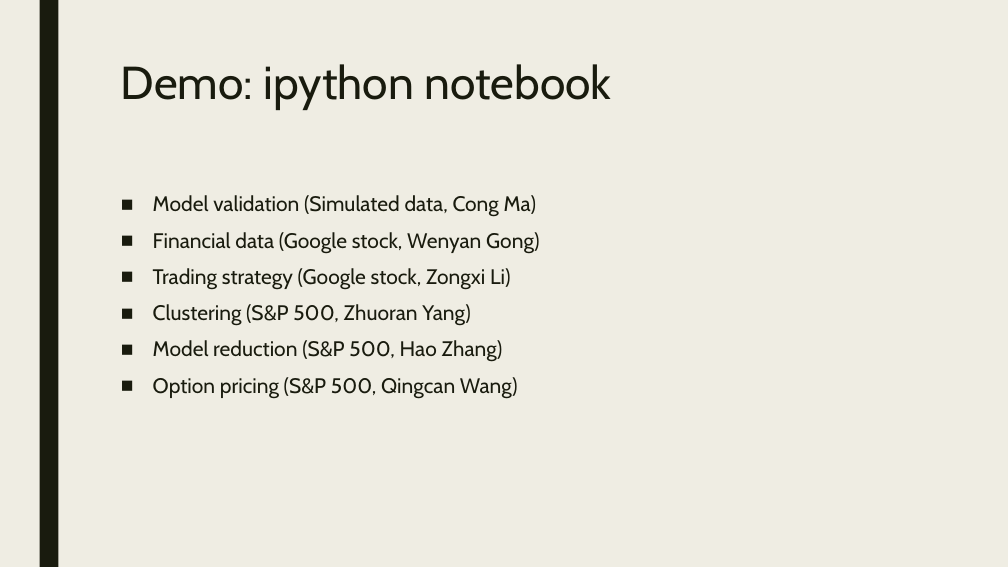
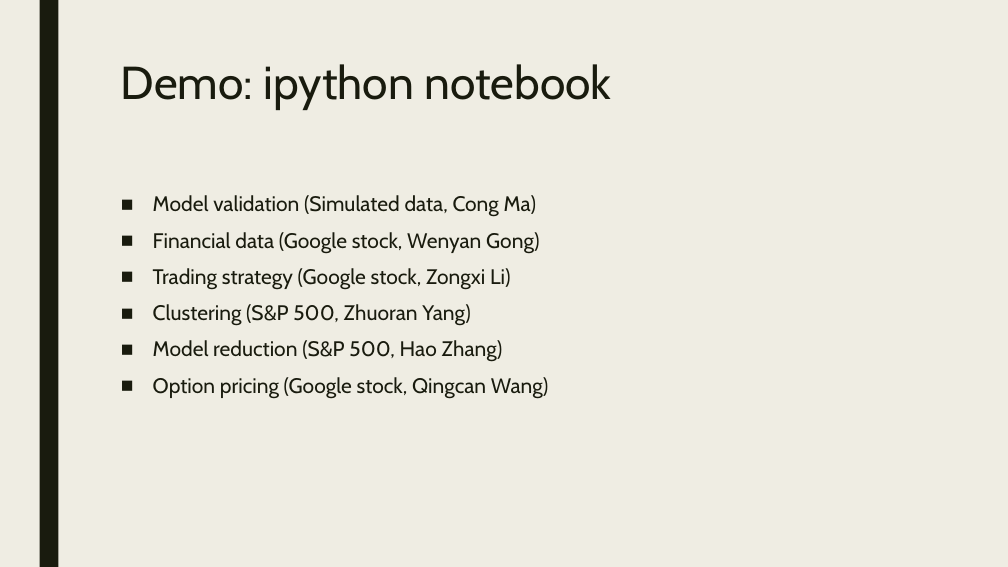
Before and after one commit to APC524/tsap, a slide deck: slide 7 of doc/presentation/pre.pptx. Drawn at 1008x567 pixels with LibreOffice and Linux fonts; fonts in the diff are those of the drawing. Boxes give left, top, right and bottom in pixels: in the first picture for what was removed or moved away, otherwise in the second. Text is boxed around its words. In the diff, an @@ line names an element or a change of style, - is before the commit and + after.

Commit message:
update demo

```diff
--- a/doc/presentation/pre.pptx
+++ b/doc/presentation/pre.pptx
@@ text at bbox=[153, 377, 549, 399]: text changed @@
-■ Option pricing (S&P 500, Qingcan Wang)
+■ Option pricing (Google stock, Qingcan Wang)
```
Also in this commit, not shown: 1 other slide changed, 4 other files.
